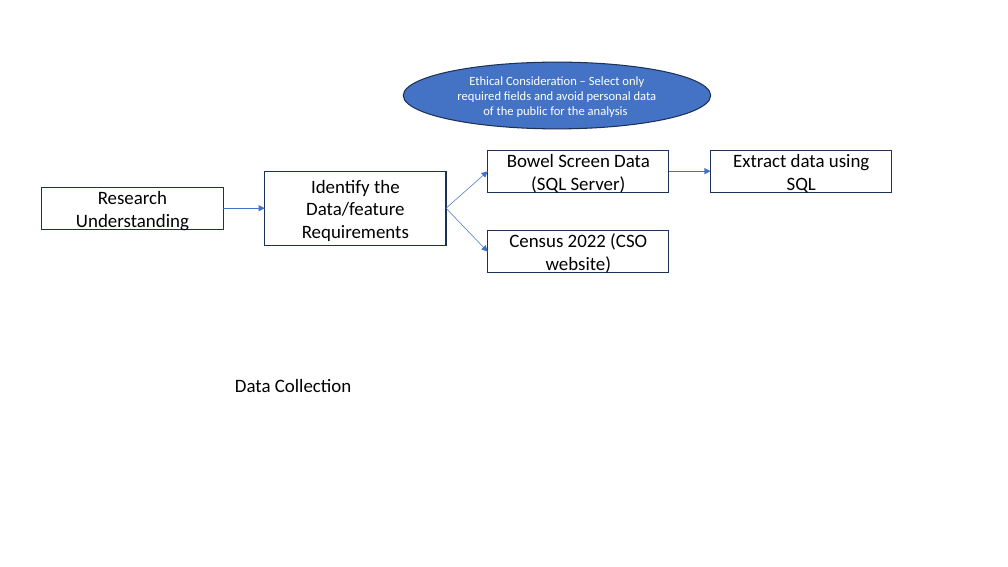
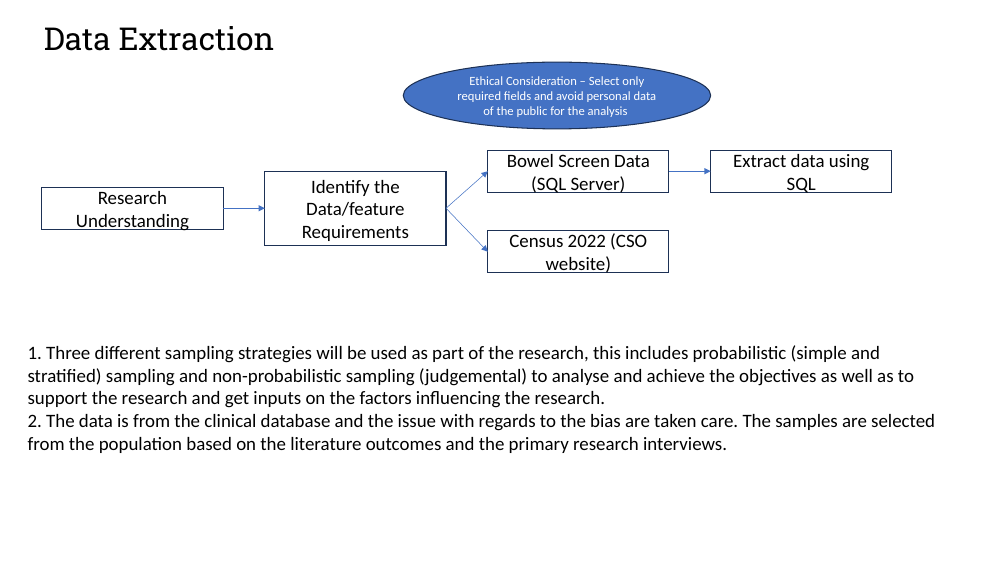
Before and after one commit to raku43/MScDACapstone, a slide deck: slide 5 of PPT_Msc_Capstone.pptx (slide 3 before the commit). Drawn at 1008x567 pixels with LibreOffice and Linux fonts; fonts in the diff are those of the drawing. Boxes give left, top, right and bottom in pixels: in the first picture for what was removed or moved away, otherwise in the second. Text is boxed around its words. In the diff, an @@ line names an element or a change of style, - is before the commit and + after.

```diff
--- a/PPT_Msc_Capstone.pptx
+++ b/PPT_Msc_Capstone.pptx
@@ text added at bbox=[44, 26, 275, 51], 30 pt, text #000000 @@
+Data Extraction
@@ text added at bbox=[28, 345, 935, 453], 18 pt, text #000000 @@
+1. Three different sampling strategies will be used as part of the research, this includes probabilistic (simple and stratified) sampling and non-probabilistic sampling (judgemental) to analyse and achieve the objectives as well as to support the research and get inputs on the factors influencing the research.
+2. The data is from the clinical database and the issue with regards to the bias are taken care. The samples are selected from the population based on the literature outcomes and the primary research interviews.
@@ text removed at bbox=[235, 379, 351, 392] @@
-Data Collection
```
Also in this commit, not shown: 5 other slides changed, 4 slides added.
